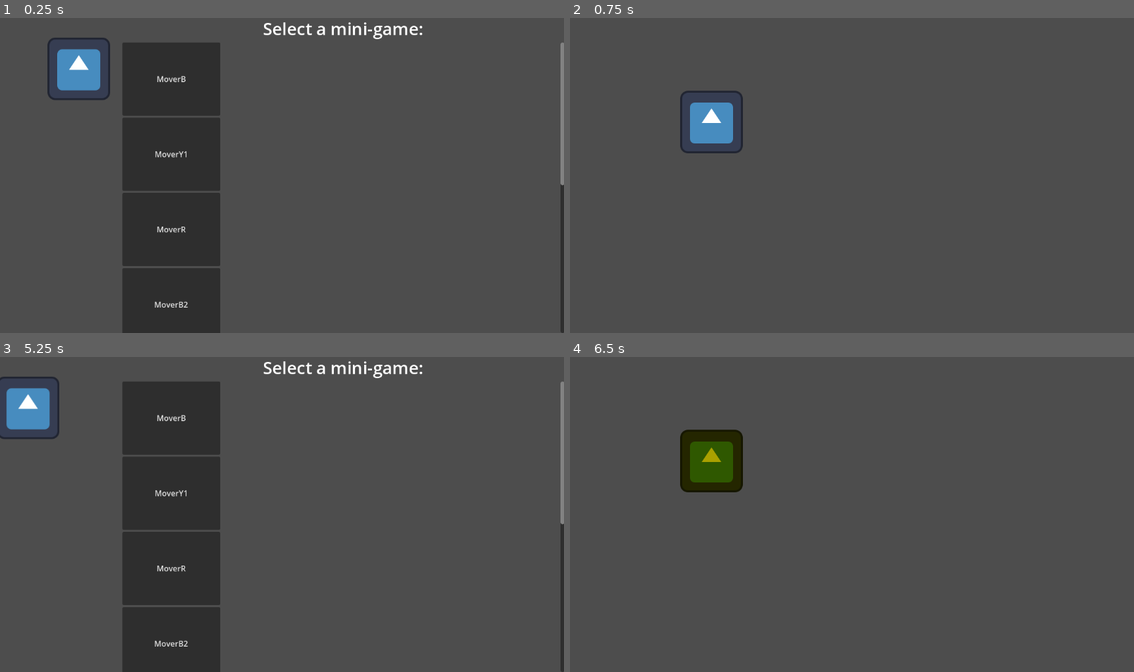
Above: before the commit, frames 1-4 (two rows, left to right).
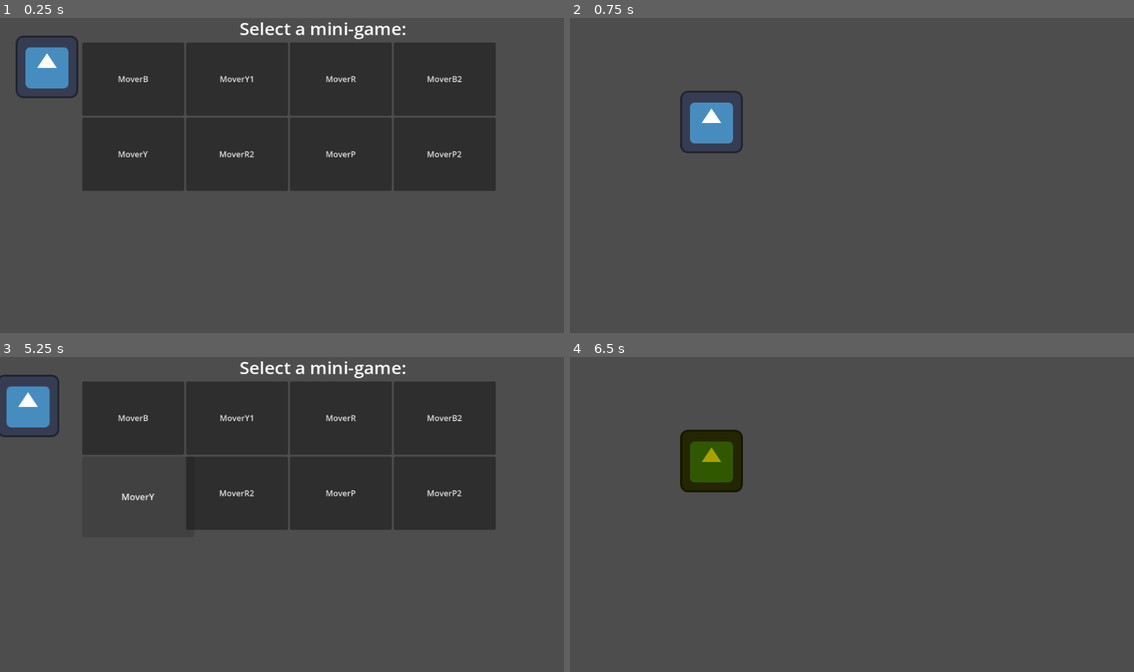
Above: after the commit, the same moments.

Repository: TheDuckCow/PartyJam
Game: Godot game, scene res://menu.tscn
Same seed, same stepped clock (60 frames per second), same inputs: the game is played once before the commit and once after it. The engine's default icon, where the game draws it, is replaced by a stand-in: a white triangle on a blue panel in a dark square.
Inputs (mouse positions are in pixels of both pictures, inside the frame that each line leads up to):
- Up to frame 1 (0.25 s): no input
- Up to frame 2 (0.75 s): click "MoverB" at 0.5 s
- Up to frame 3 (5.25 s): tap Enter at 1.25 s; move the mouse to (406, 498) at 1.27 s; hold Right (ui_right) 1.28-2.03 s; move the mouse to (169, 530) at 2.02 s; hold Down (ui_down) 2.03-2.78 s; move the mouse to (338, 445) at 2.77 s; hold Right (ui_right) 2.78-3.53 s; move the mouse to (253, 577) at 3.52 s; hold Up (ui_up) 3.53-4.28 s; move the mouse to (451, 561) at 4.27 s; hold Left (ui_left) from 4.28 s (still down); tap Escape (esc) at 4.9 s; move the mouse to (112, 467) at 5.02 s
- Up to frame 4 (6.5 s): release Left (ui_left) at 5.75 s; click "MoverY1" at 5.75 s

The runs differ from the first frame. In frame 1, 36% of the frame differs, in the area x 2-100%, y 1-100%; in frame 2, nothing differs; in frame 3, 33%; in frame 4, nothing differs.

Commit message:
mostly fixed grid container
grid container has more than one column now

Diff:
--- a/menu.tscn
+++ b/menu.tscn
@@ -8,12 +8,13 @@
 dirPath = "res://Levels"
 
 [node name="Player" parent="." instance=ExtResource("2_mae5d")]
-position = Vector2(161, 107)
+position = Vector2(96, 103)
 
 [node name="LevelList" type="VBoxContainer" parent="."]
-offset_left = 250.0
-offset_right = 1153.0
+offset_left = 168.0
+offset_right = 1114.0
 offset_bottom = 648.0
+scale = Vector2(1.04, 1)
 
 [node name="List Label" type="Label" parent="LevelList"]
 layout_mode = 2
@@ -23,9 +24,10 @@
 
 [node name="ScrollContainer" type="ScrollContainer" parent="LevelList"]
 layout_mode = 2
-size_flags_horizontal = 3
 size_flags_vertical = 3
 
 [node name="GridContainer" type="GridContainer" parent="LevelList/ScrollContainer"]
 layout_mode = 2
+size_flags_horizontal = 3
 size_flags_vertical = 3
+columns = 4
